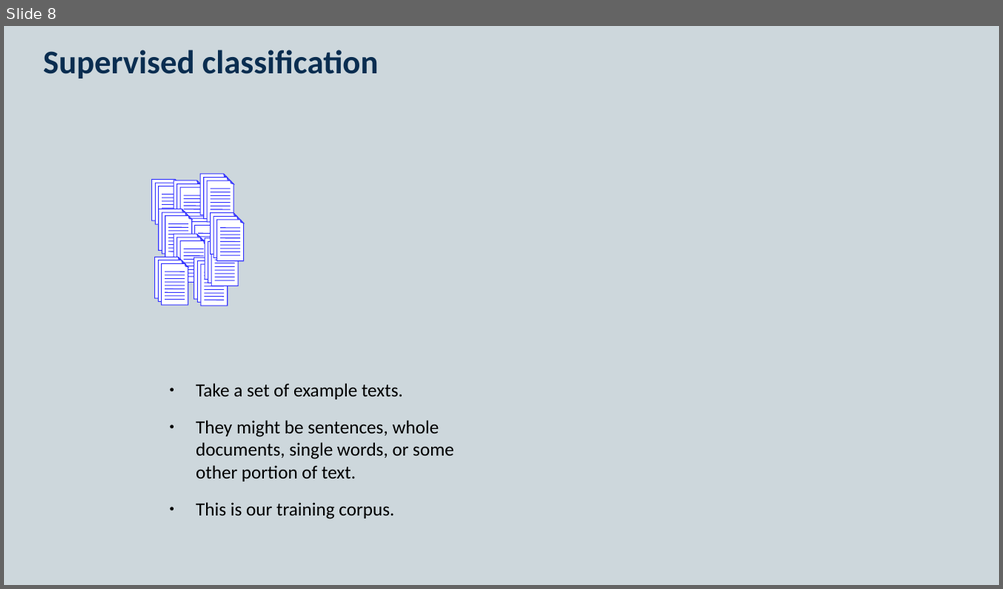
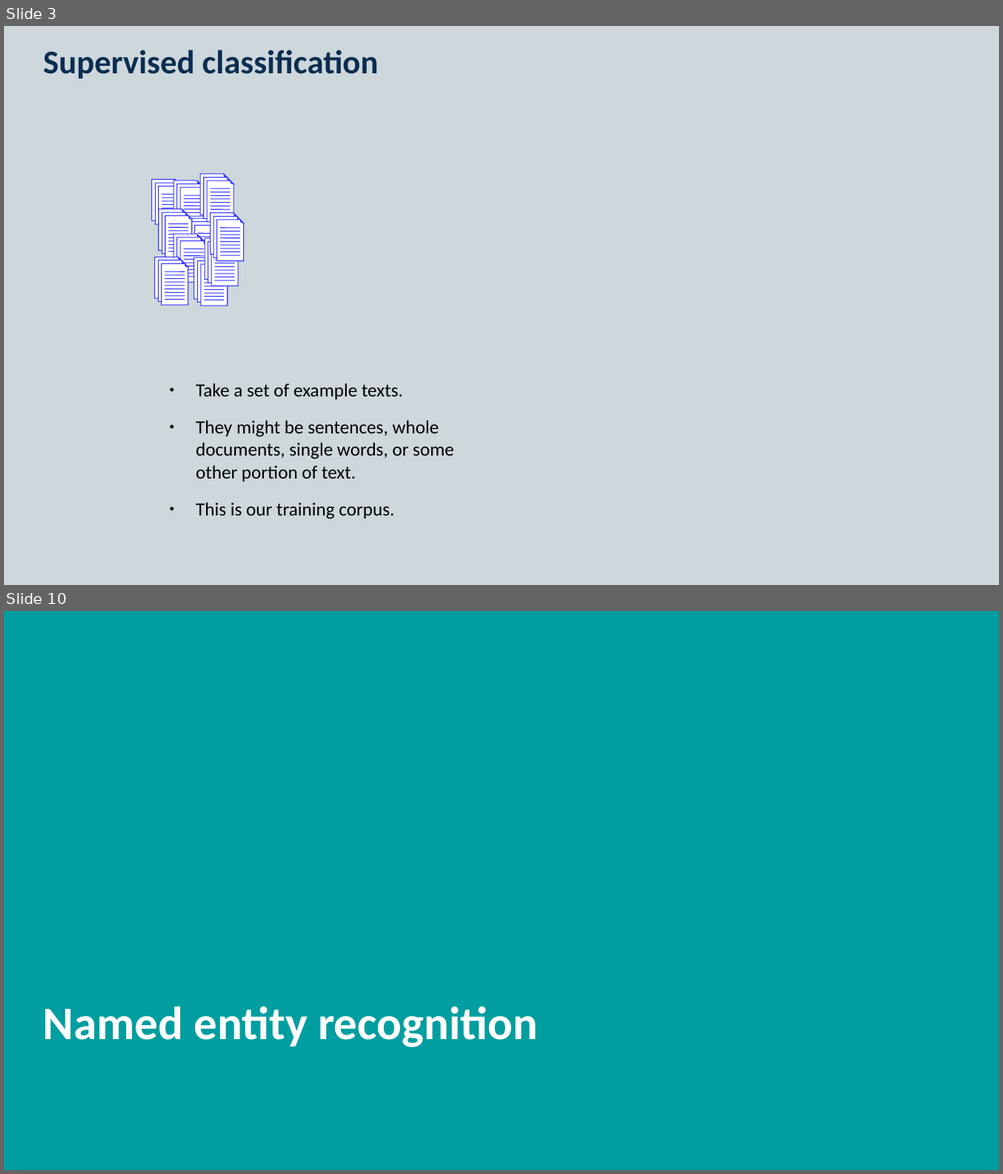
Before and after one commit to KCL-Health-NLP/nlp-half-day-workshop, a slide deck: presentations/classification.pptx. Shown one above the other, each under a label of ours: slide 8 before the commit, slides 3 and 10 after it; the slides between them are not shown. The pictures are 1003x589 and 1003x1174 pixels, drawn with LibreOffice and Linux fonts; fonts in the diff are those of the drawing. Boxes give left, top, right and bottom in pixels: in the first picture for what was removed or moved away, otherwise in the second. Text is boxed around its words. In the diff, an @@ line names an element or a change of style, - is before the commit and + after.

```diff
--- a/presentations/classification.pptx
+++ b/presentations/classification.pptx
@@ slide 10 added at (4,611,999,1170), background #009EA0 @@
@@ title added at (43,1006,538,1048), 45 pt, text #FFFFFF, bold @@
+Named entity recognition
@@ what was slide 8 is now slide 3 @@
```
Also in this commit, not shown: 5 slides changed, 5 other slides added, 9 slides removed, 6 other files.
